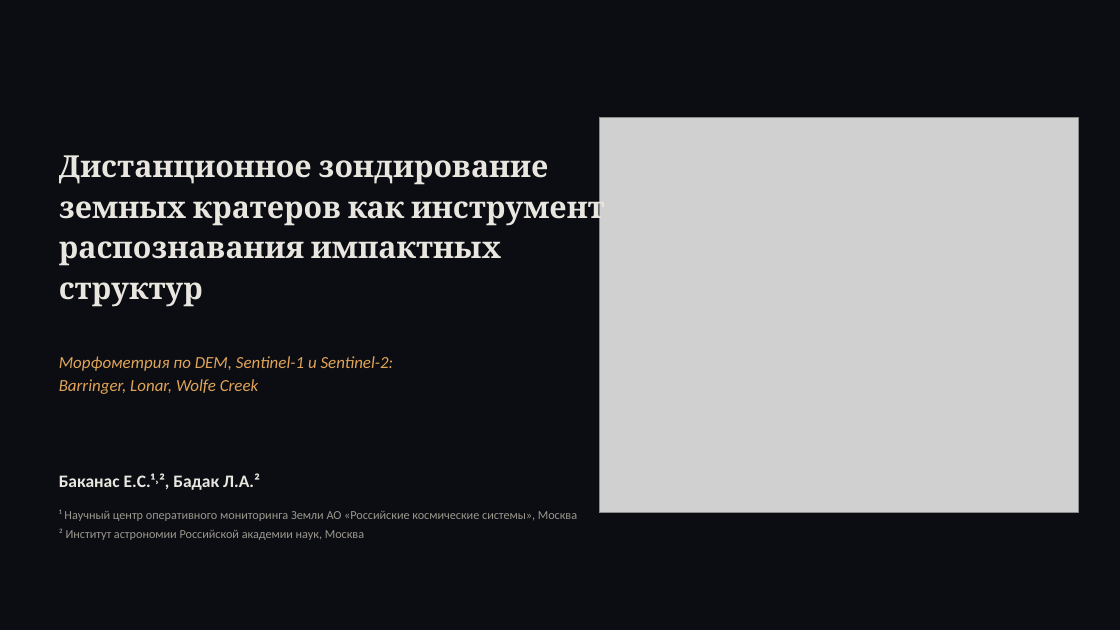
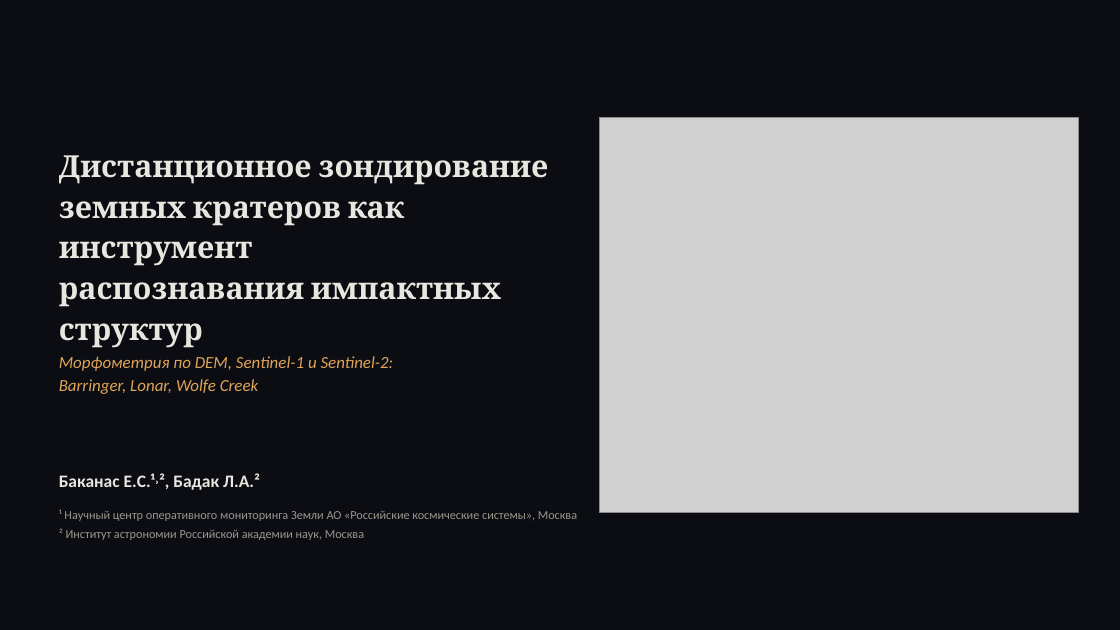
Before and after one commit to oterma19/craters-remote, a slide deck: slide 1 of crater_presentation.pptx. Drawn at 1120x630 pixels with LibreOffice and Linux fonts; fonts in the diff are those of the drawing; grey boxes stand for pictures. Boxes give left, top, right and bottom in pixels: in the first picture for what was removed or moved away, otherwise in the second. Text is boxed around its words. In the diff, an @@ line names an element or a change of style, - is before the commit and + after.

```diff
--- a/crater_presentation.pptx
+++ b/crater_presentation.pptx
@@ text "Дистанционное зондирование" rewrapped from (59, 155, 605, 307) to (59, 155, 548, 348) @@
```
Also in this commit, not shown: 2 other files.
